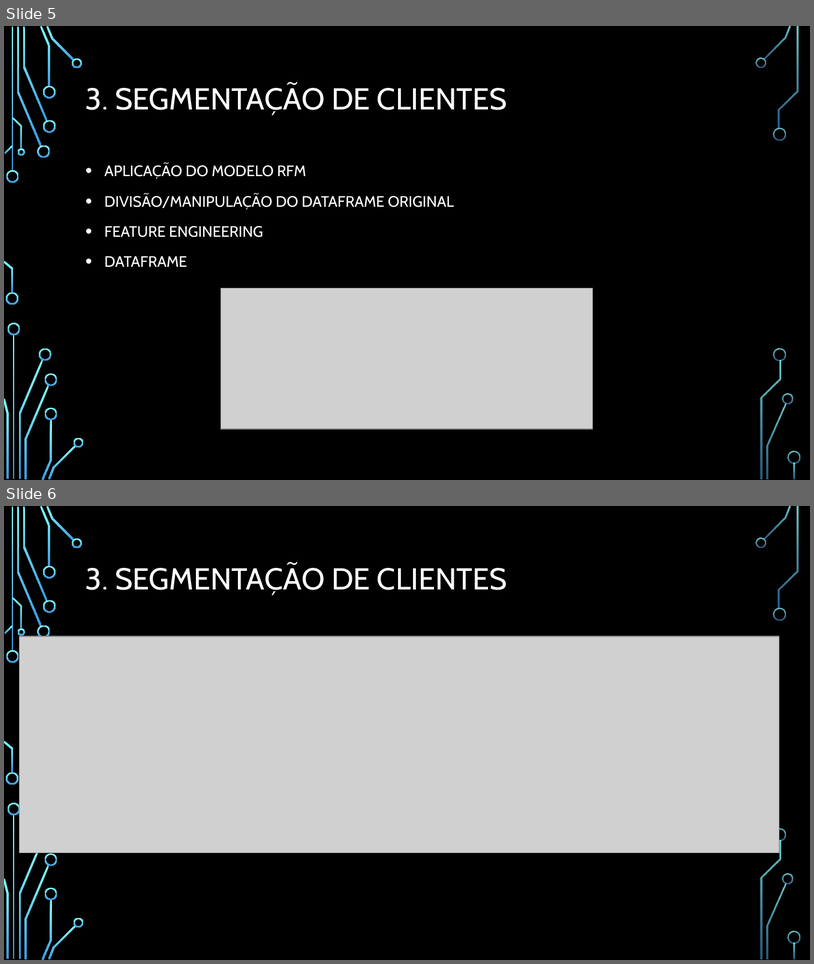
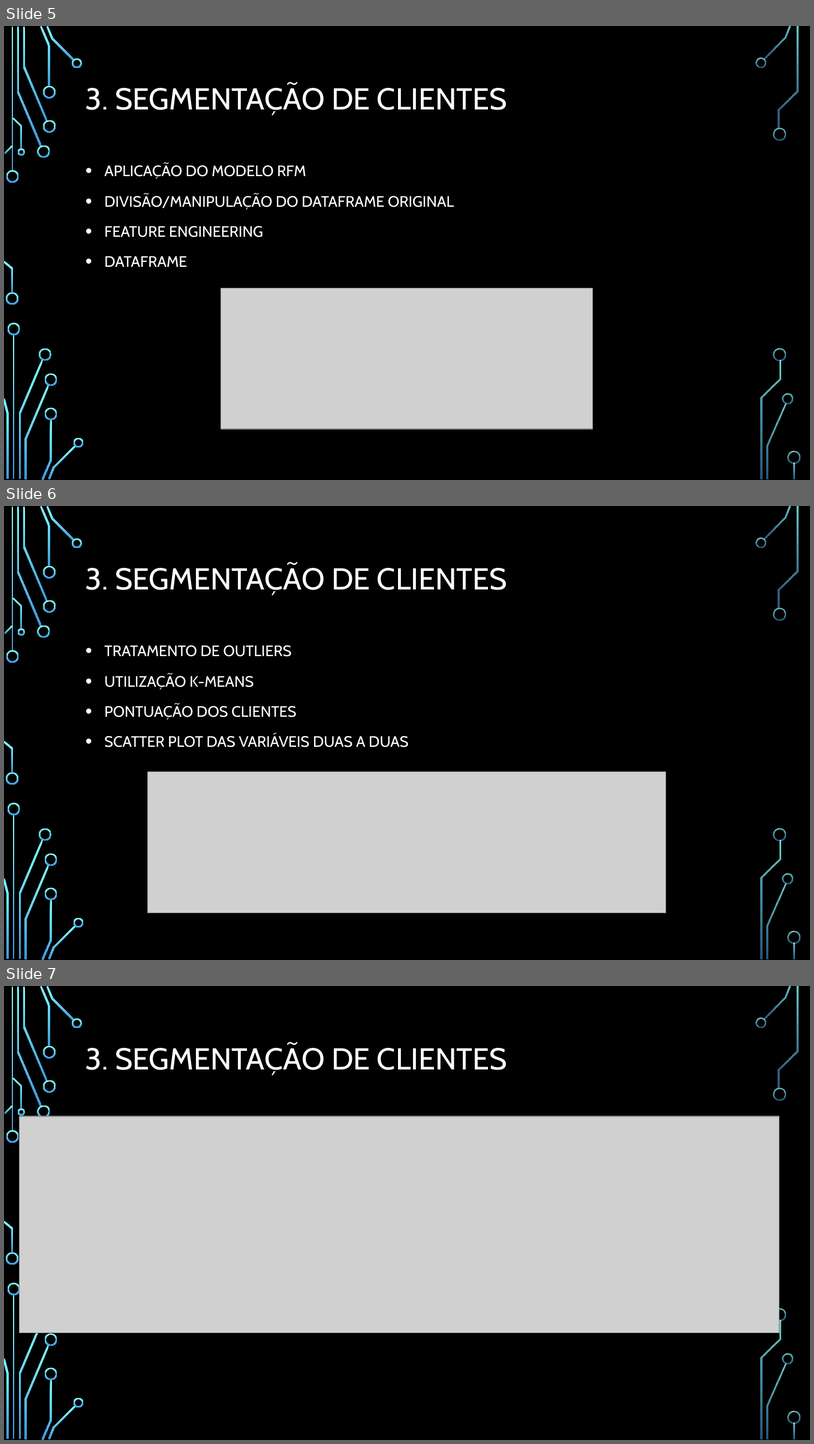
Before and after one commit to smalvar/olist-e-commerce, a slide deck: apresentacao/Apresentacao.pptx. Shown one above the other, each under a label of ours: slides 5 and 6 before the commit, slides 5, 6 and 7 after it. The pictures are 814x964 and 814x1444 pixels, drawn with LibreOffice and Linux fonts; fonts in the diff are those of the drawing; grey boxes stand for pictures; background and template pictures are left out. Boxes give left, top, right and bottom in pixels: in the first picture for what was removed or moved away, otherwise in the second. Text is boxed around its words. In the diff, an @@ line names an element or a change of style, - is before the commit and + after.

Commit message:
Create another slide for section 3 with final dataframe image

```diff
--- a/apresentacao/Apresentacao.pptx
+++ b/apresentacao/Apresentacao.pptx
@@ slide 6 added at <box>4,506,810,960</box>, background picture (left out); not listed: 36 template elements that a slide beside it also shows @@
@@ title added at <box>86,564,507,595</box>, 36 pt, text #FFFFFF @@
+3. SEGMENTAÇÃO DE CLIENTES
@@ text added at <box>104,645,408,747</box>, 18 pt, text #FFFFFF @@
+• TRATAMENTO DE OUTLIERS
+• UTILIZAÇÃO K-MEANS
+• PONTUAÇÃO DOS CLIENTES
+• SCATTER PLOT DAS VARIÁVEIS DUAS A DUAS
@@ picture added at <box>148,772,666,913</box> @@
@@ what was slide 6 is now slide 7 @@
```
